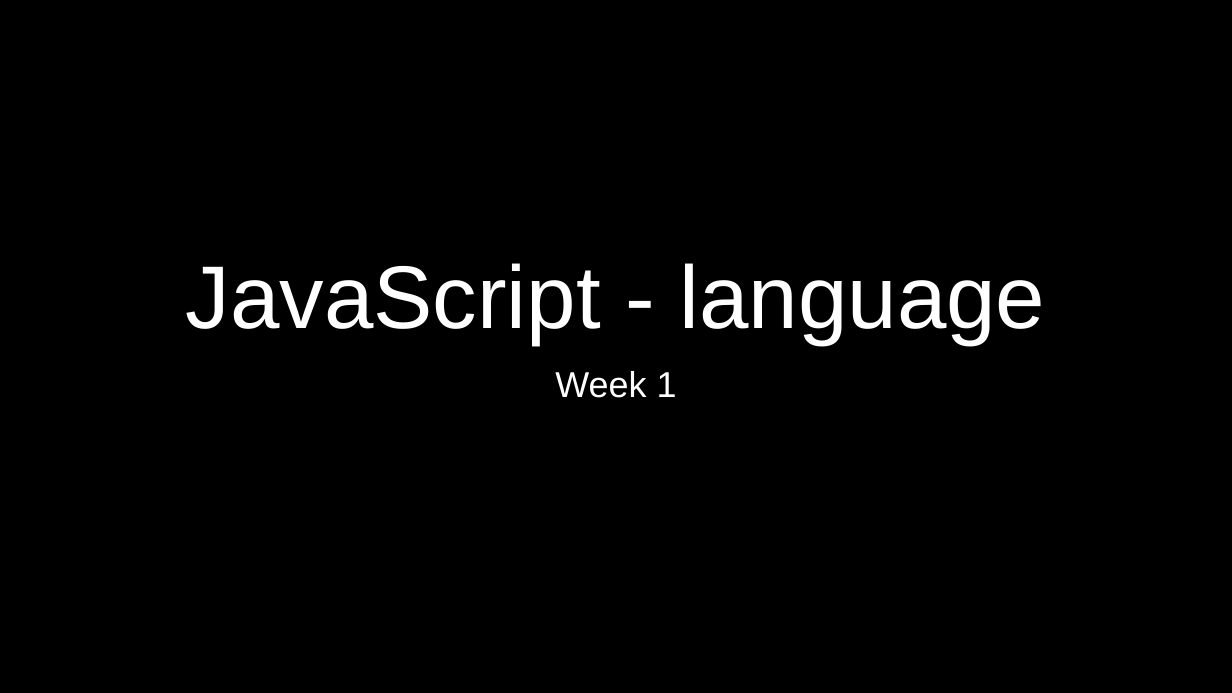
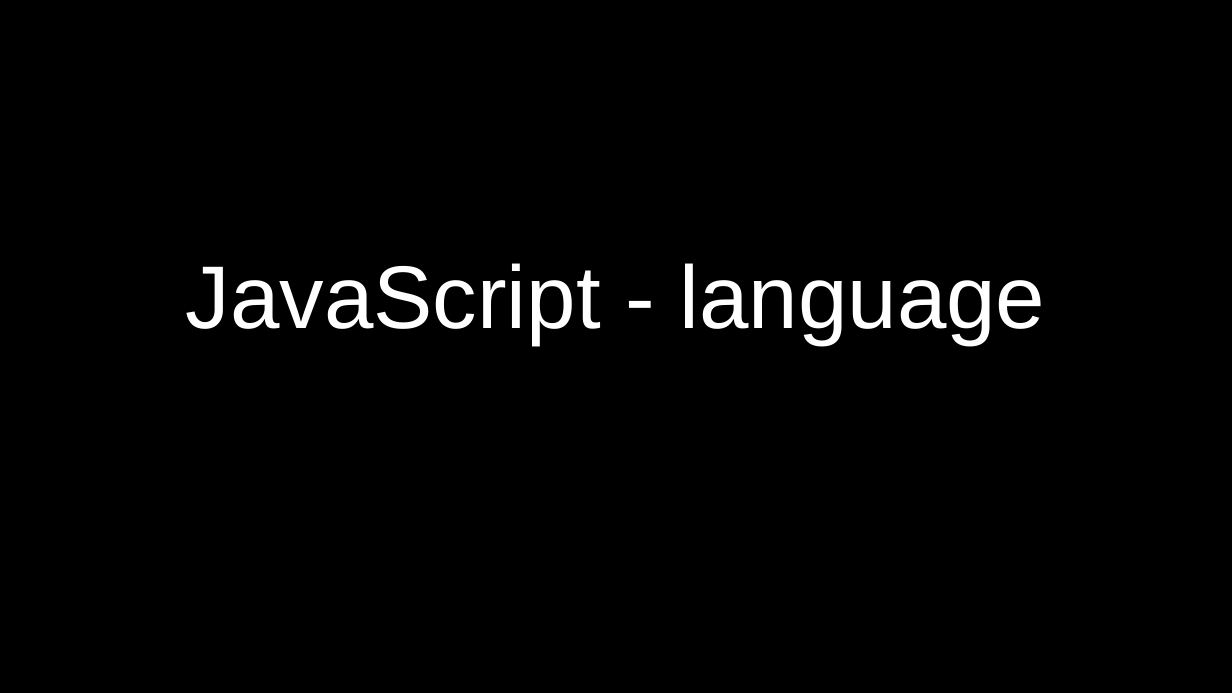
Before and after one commit to petereijgermans11/frontend-cursus, a slide deck: slide 1 of frontend-cursus/ 3 - JavaScript Language.pptx. Drawn at 1232x693 pixels with LibreOffice and Linux fonts; fonts in the diff are those of the drawing. Boxes give left, top, right and bottom in pixels: in the first picture for what was removed or moved away, otherwise in the second. Text is boxed around its words. In the diff, an @@ line names an element or a change of style, - is before the commit and + after.

```diff
--- a/frontend-cursus/ 3 - JavaScript Language.pptx
+++ b/frontend-cursus/ 3 - JavaScript Language.pptx
@@ subtitle removed at (x1=555, y1=371, x2=677, y2=398) @@
-Week 1
```
Also in this commit, not shown: 10 other files.
